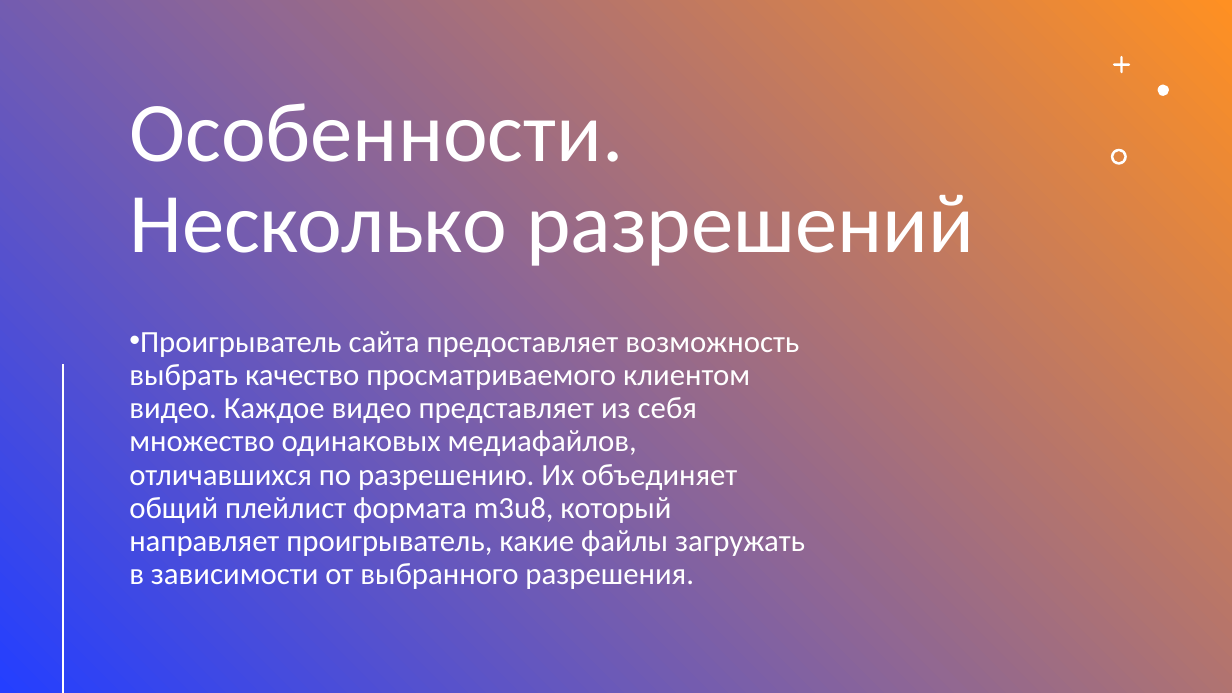
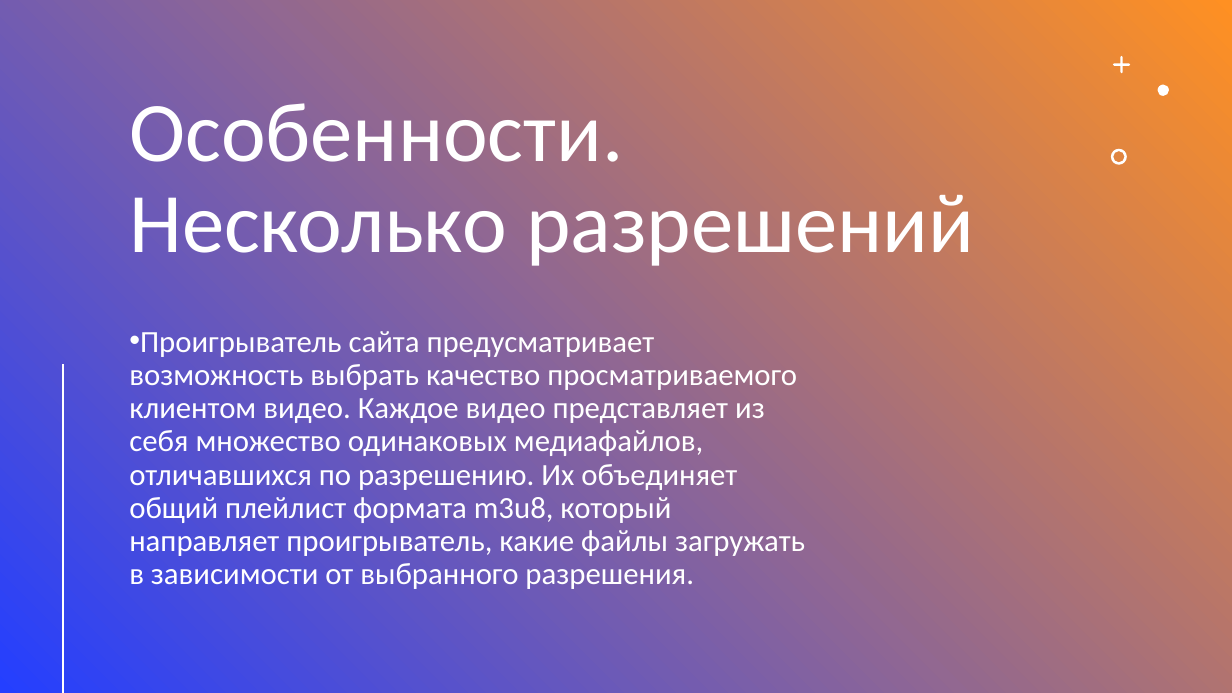
Before and after one commit to AlexSavelev/MoviePoint, a slide deck: slide 7 of presentation/Presentation.pptx. Drawn at 1232x693 pixels with LibreOffice and Linux fonts; fonts in the diff are those of the drawing; background and template pictures are left out; a plain dark background stands for a picture behind light text. Boxes give left, top, right and bottom in pixels: in the first picture for what was removed or moved away, otherwise in the second. Text is boxed around its words. In the diff, an @@ line names an element or a change of style, - is before the commit and + after.

```diff
--- a/presentation/Presentation.pptx
+++ b/presentation/Presentation.pptx
@@ text at (129, 331, 805, 589): text changed @@
-• Проигрыватель сайта предоставляет возможность выбрать качество просматриваемого клиентом видео. Каждое видео представляет из себя множество одинаковых медиафайлов, отличавшихся по разрешению. Их объединяет общий плейлист формата m3u8, который направляет проигрыватель, какие файлы загружать в зависимости от выбранного разрешения.
+• Проигрыватель сайта предусматривает возможность выбрать качество просматриваемого клиентом видео. Каждое видео представляет из себя множество одинаковых медиафайлов, отличавшихся по разрешению. Их объединяет общий плейлист формата m3u8, который направляет проигрыватель, какие файлы загружать в зависимости от выбранного разрешения.
```
Also in this commit, not shown: 1 other slide changed, 6 other files.
